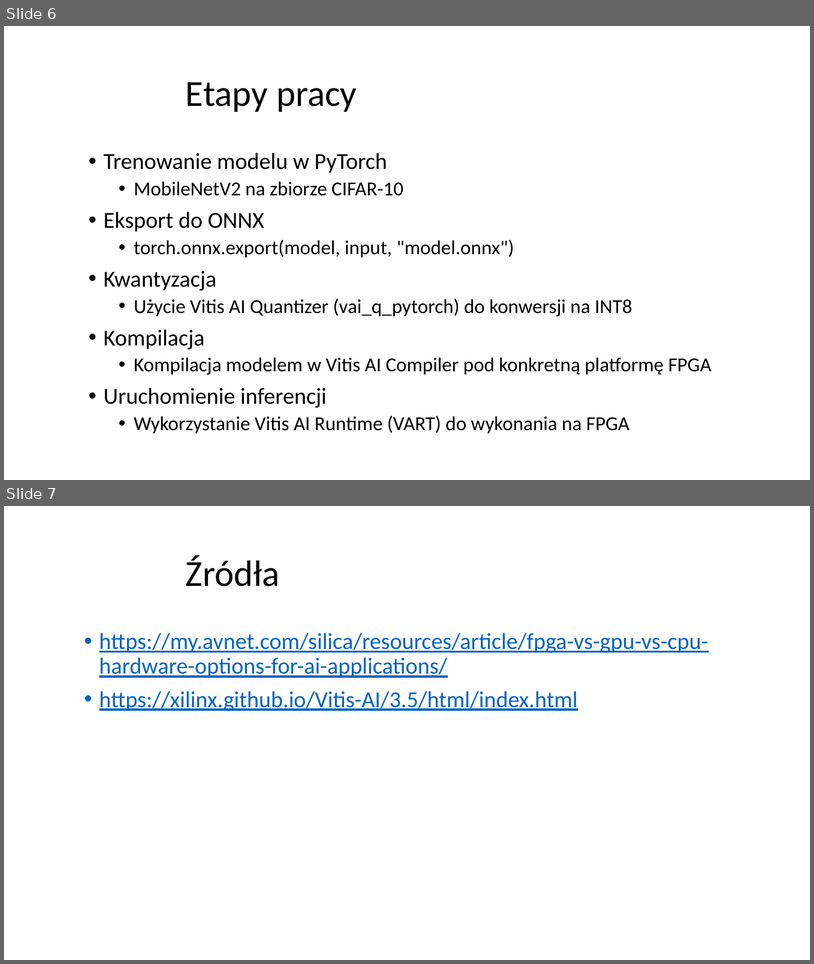
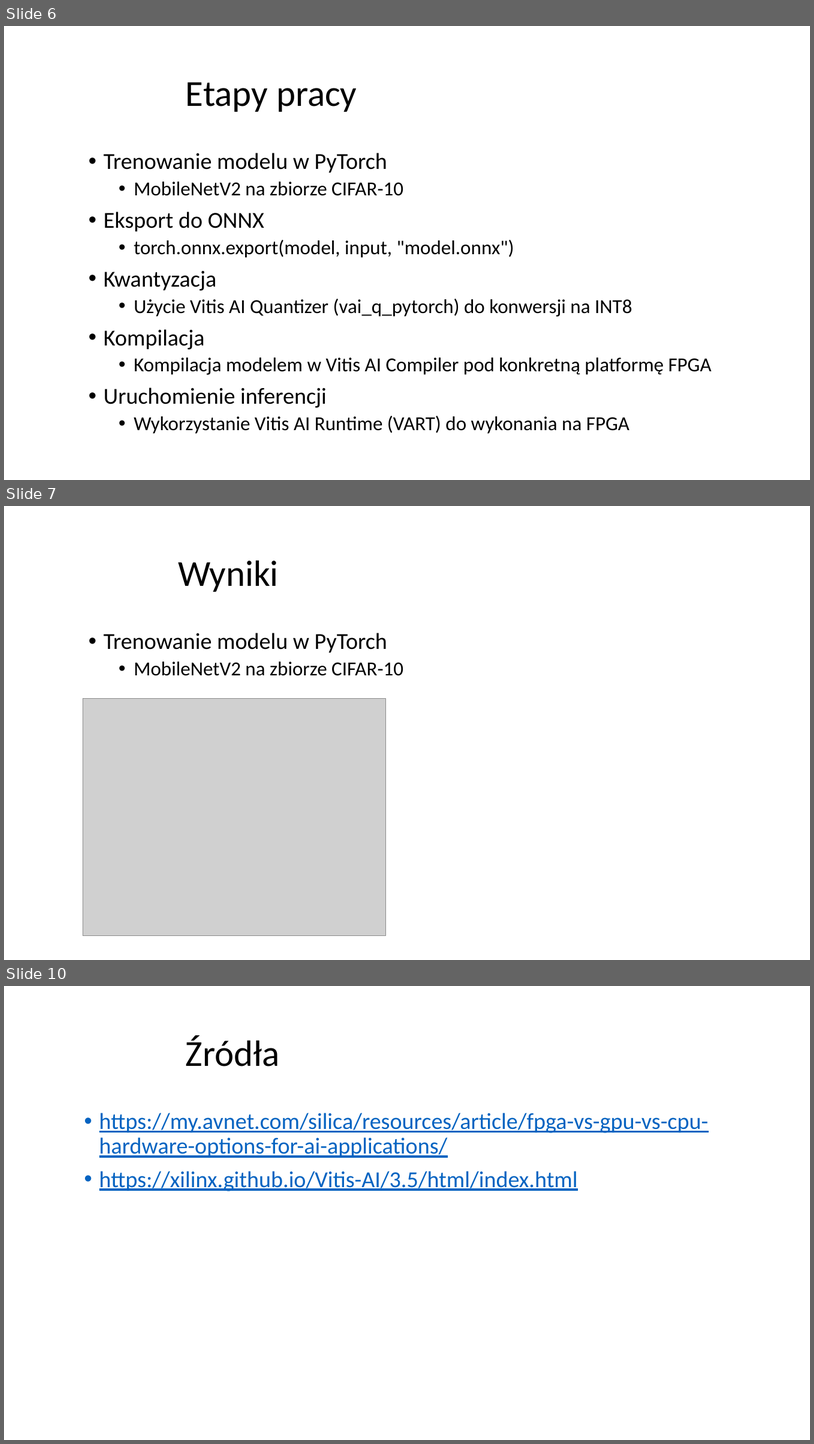
Before and after one commit to kakao16/ESL-Image-Classification-on-FPGA, a slide deck: ESL-Image-Classification-on-FPGA.pptx. Shown one above the other, each under a label of ours: slides 6 and 7 before the commit, slides 6, 7 and 10 after it; the slides between them are not shown. The pictures are 814x964 and 814x1444 pixels, drawn with LibreOffice and Linux fonts; fonts in the diff are those of the drawing; grey boxes stand for pictures; background and template pictures are left out. Boxes give left, top, right and bottom in pixels: in the first picture for what was removed or moved away, otherwise in the second. Text is boxed around its words. In the diff, an @@ line names an element or a change of style, - is before the commit and + after.

```diff
--- a/ESL-Image-Classification-on-FPGA.pptx
+++ b/ESL-Image-Classification-on-FPGA.pptx
@@ slide 7 added at (4, 506, 810, 960), background picture (left out) @@
@@ title added at (178, 560, 279, 592), 48 pt, text #000000 @@
+Wyniki
@@ text added at (104, 633, 404, 676), 26 pt, text #000000 @@
+• Trenowanie modelu w PyTorch
+  • MobileNetV2 na zbiorze CIFAR-10
@@ picture added at (83, 699, 386, 936) @@
@@ what was slide 7 is now slide 10 @@
```
Also in this commit, not shown: 2 other slides added, 1 other file.
